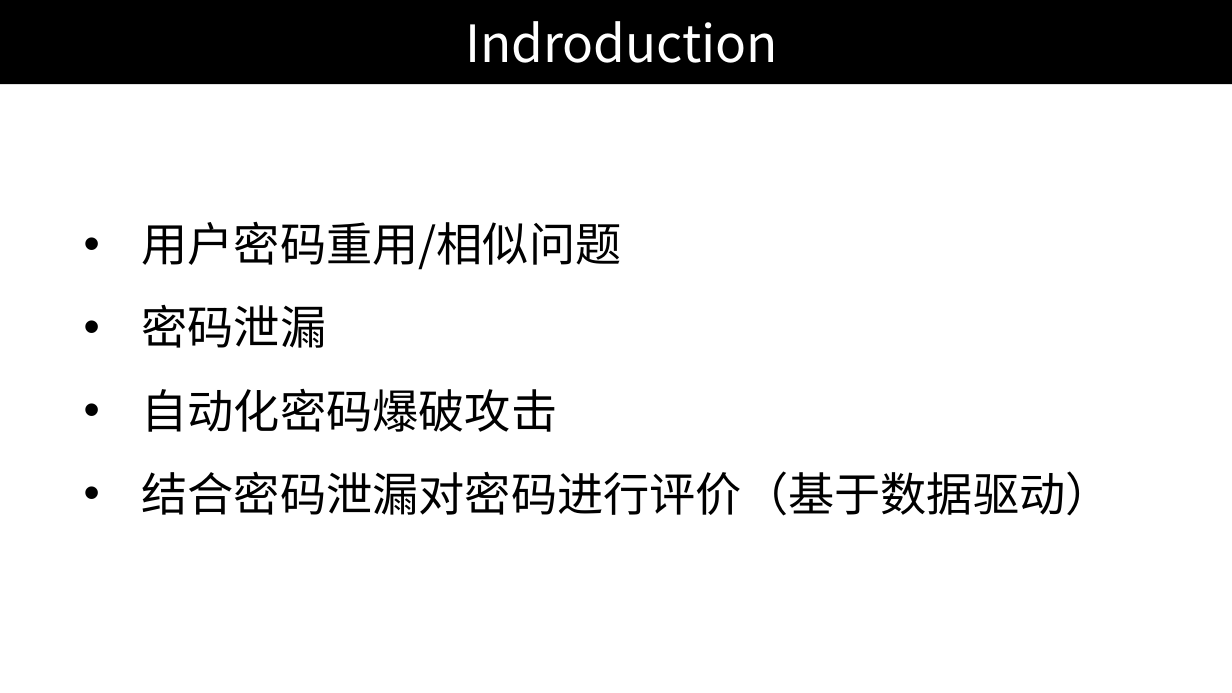
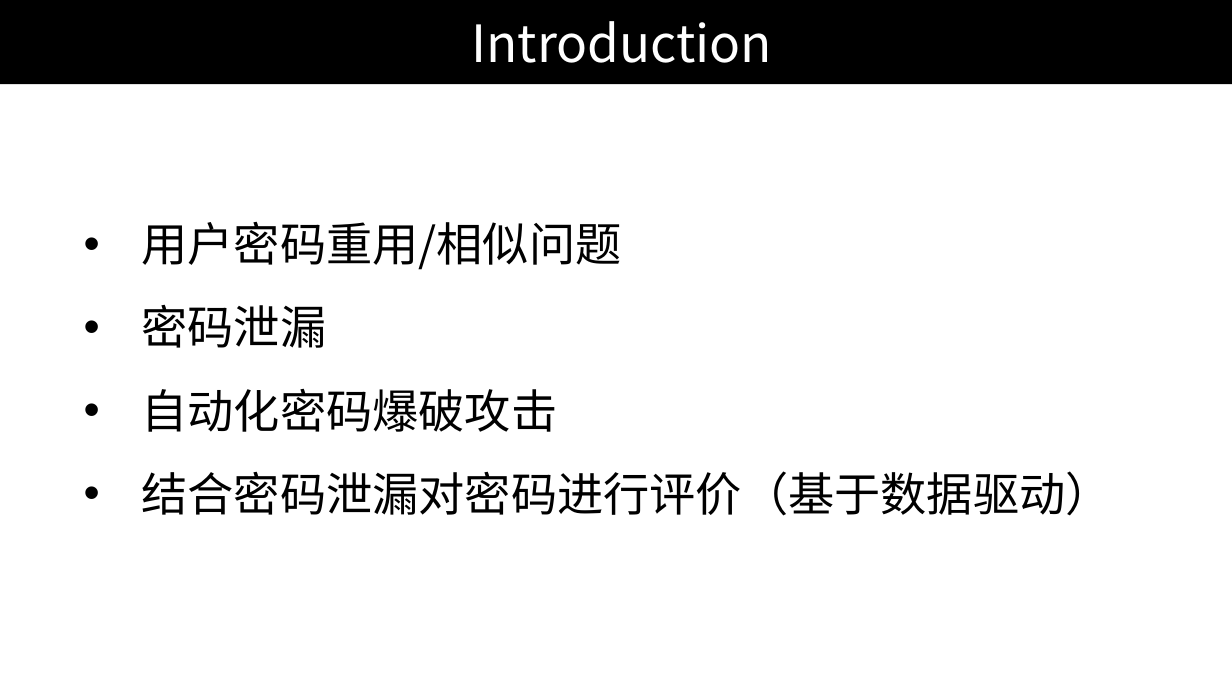
Before and after one commit to RiskySignal/Web-Security-Project, a slide deck: slide 2 of document/Paper 2.pptx. Drawn at 1232x693 pixels with LibreOffice and Linux fonts; fonts in the diff are those of the drawing. Boxes give left, top, right and bottom in pixels: in the first picture for what was removed or moved away, otherwise in the second. Text is boxed around its words. In the diff, an @@ line names an element or a change of style, - is before the commit and + after.

```diff
--- a/document/Paper 2.pptx
+++ b/document/Paper 2.pptx
@@ text in rectangle at (472, 21, 772, 63): text changed @@
-Indroduction
+Introduction
```
Also in this commit, not shown: 3 other files.
